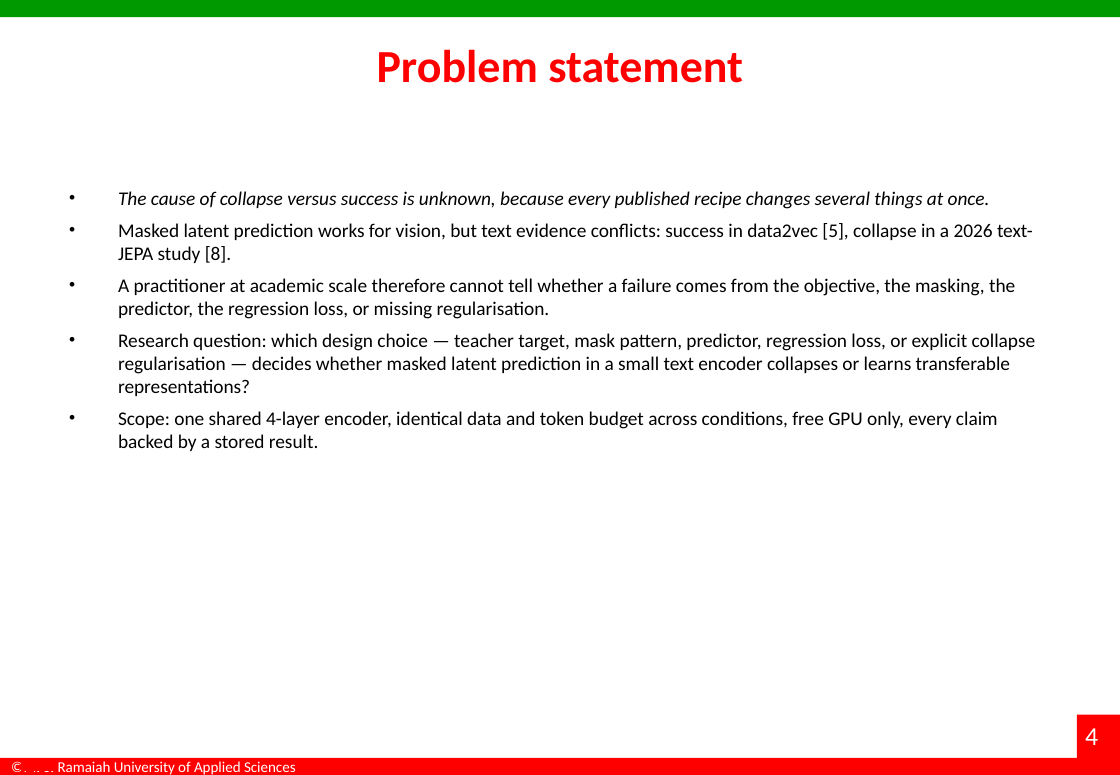
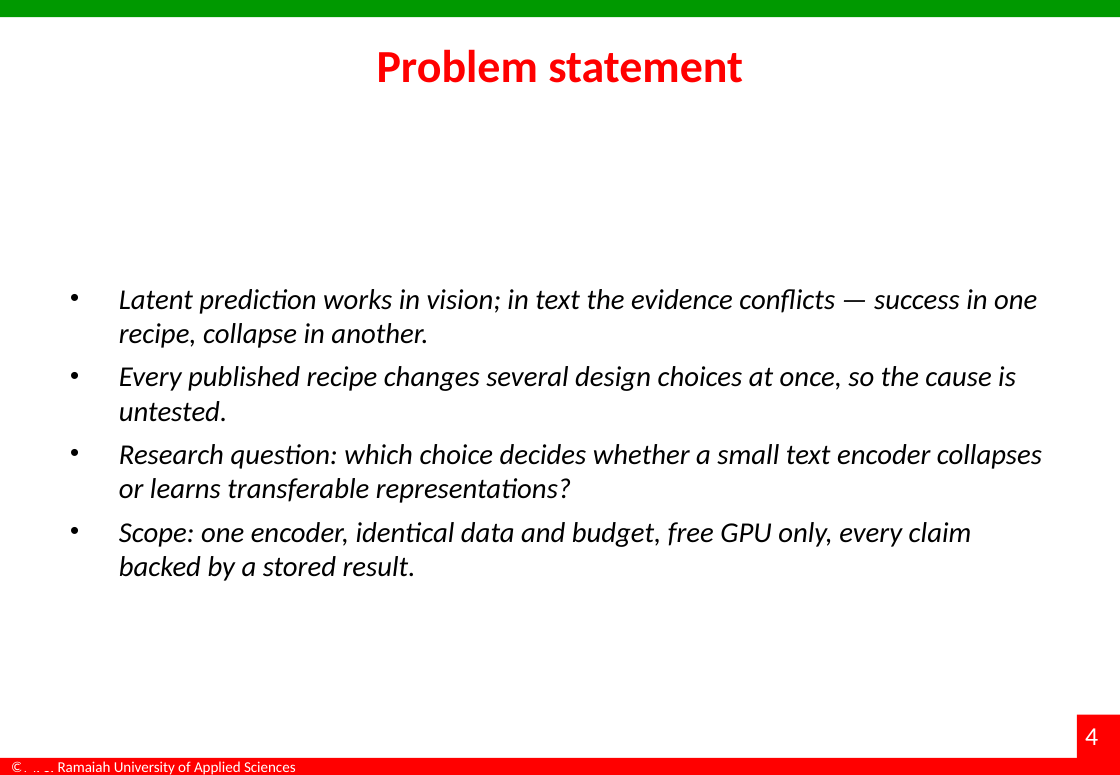
Before and after one commit to dakshadev/7th-sem, a slide deck: slide 4 of docs/Interim_Project_Presentation_7th-sem.pptx. Drawn at 1120x775 pixels with LibreOffice and Linux fonts; fonts in the diff are those of the drawing; background and template pictures are left out. Boxes give left, top, right and bottom in pixels: in the first picture for what was removed or moved away, otherwise in the second. Text is boxed around its words. In the diff, an @@ line names an element or a change of style, - is before the commit and + after.

Commit message:
docs(deck): type and alignment pass to presentation standard
Read as a viewer, not a thumbnail: six-column literature tables sat at 7.6pt, captions at 10pt, body
copy at 13pt, and every element type had its own left edge (tables 30pt, text 39pt, images 30-68pt).

- one left margin (0.55in) and one content width (700.8pt, i.e. the full area between margins)
- type floor raised: 20pt on the sparse slides, 17-18pt elsewhere, 15.5pt where the contents are
  dense, 10.5-11pt in tables, 11pt captions, 8.5pt references
- the longest paragraphs were rewritten in presentation register, since full sentences were the
  reason the type had to be small; the paper keeps the long form
- text blocks vertically balanced using PowerPoint's measured bound height instead of a guess
- column widths redistributed so Evidence has room and 'Completed' fits on one line
- orphan words removed from the conclusion bullets

Two regressions the render caught and this fixes: the references slide's two columns were being
stacked on one margin, and the repository link was being re-centred into the middle of the list.

scripts/polish_typography.ps1, scripts/rewrite_slide_copy.ps1, scripts/balance_text.ps1.

```diff
--- a/docs/Interim_Project_Presentation_7th-sem.pptx
+++ b/docs/Interim_Project_Presentation_7th-sem.pptx
@@ text at box(119, 289, 1042, 581): text changed; size 13.5 to 20 pt; italic on @@
-• The cause of collapse versus success is unknown, because every published recipe changes several things at once.
-• Masked latent prediction works for vision, but text evidence conflicts: success in data2vec [5], collapse in a 2026 text-JEPA study [8].
-• A practitioner at academic scale therefore cannot tell whether a failure comes from the objective, the masking, the predictor, the regression loss, or missing regularisation.
-• Research question: which design choice — teacher target, mask pattern, predictor, regression loss, or explicit collapse regularisation — decides whether masked latent prediction in a small text encoder collapses or learns transferable representations?
-• Scope: one shared 4-layer encoder, identical data and token budget across conditions, free GPU only, every claim backed by a stored result.
+• Latent prediction works in vision; in text the evidence conflicts — success in one recipe, collapse in another.
+• Every published recipe changes several design choices at once, so the cause is untested.
+• Research question: which choice decides whether a small text encoder collapses or learns transferable representations?
+• Scope: one encoder, identical data and budget, free GPU only, every claim backed by a stored result.
```
Also in this commit, not shown: 19 other slides changed, 6 other files.
